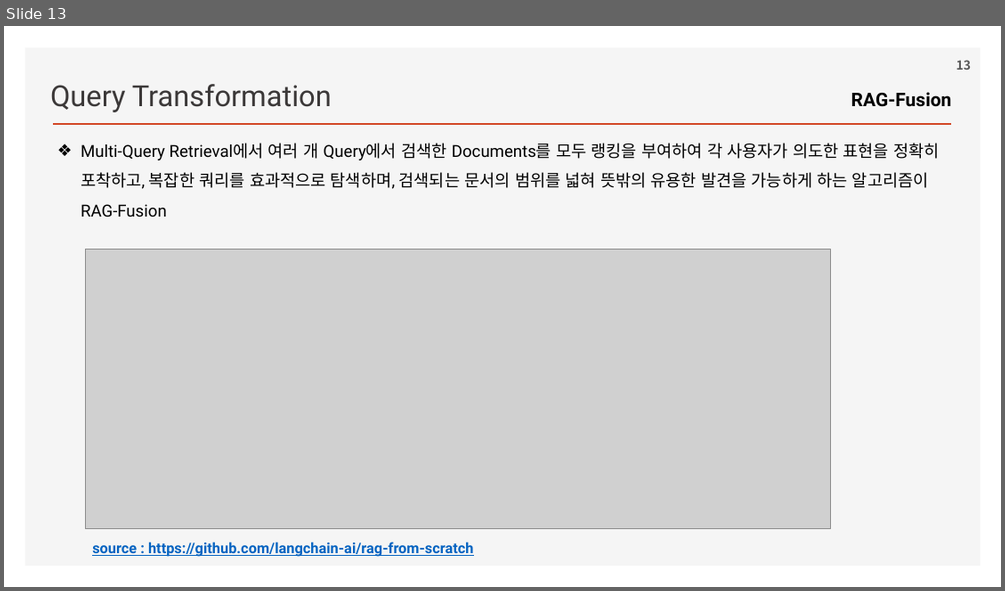
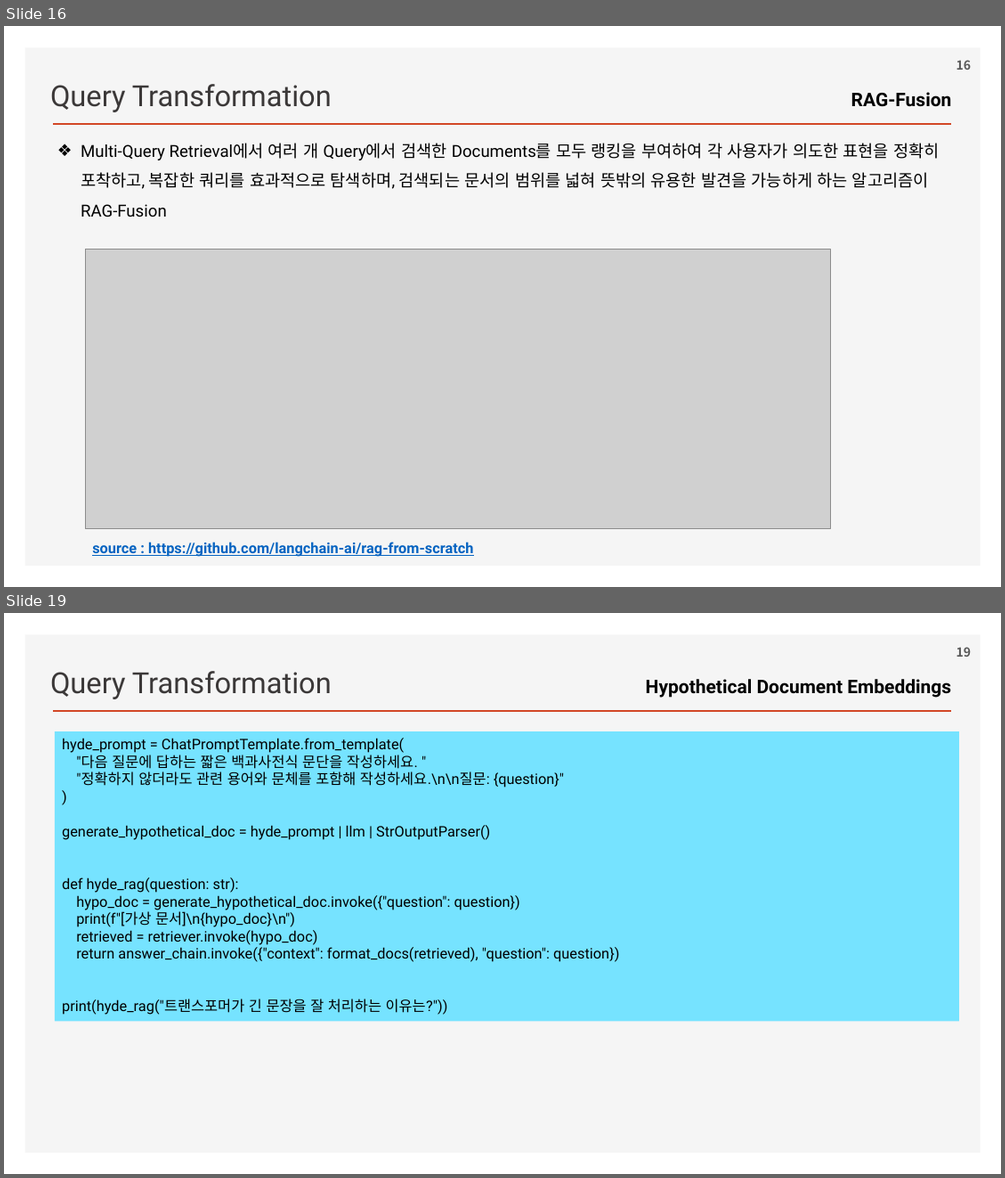
Before and after one commit to ancestor9/2026_Fall_Learning-Langchain-AI-Agent, a slide deck: ppts/CHAPTER 3 RAG Part II_Chatting with Your Data.pptx. Shown one above the other, each under a label of ours: slide 13 before the commit, slides 16 and 19 after it; the slides between them are not shown. The pictures are 1005x591 and 1005x1178 pixels, drawn with LibreOffice and Linux fonts; fonts in the diff are those of the drawing; grey boxes stand for pictures; background and template pictures are left out. Boxes give left, top, right and bottom in pixels: in the first picture for what was removed or moved away, otherwise in the second. Text is boxed around its words. In the diff, an @@ line names an element or a change of style, - is before the commit and + after.

```diff
--- a/ppts/CHAPTER 3 RAG Part II_Chatting with Your Data.pptx
+++ b/ppts/CHAPTER 3 RAG Part II_Chatting with Your Data.pptx
@@ slide 19 added at box(4, 613, 1001, 1174), background #FFFFFF; not listed: 2 template elements that a slide beside it also shows @@
@@ page number added at box(956, 647, 971, 657), 12 pt, text #595959, bold @@
+19
@@ text added at box(50, 671, 332, 699), 28 pt, text #3B3838 @@
+Query Transformation
@@ text added at box(646, 679, 951, 698), 18 pt, text #000000, bold @@
+Hypothetical Document Embeddings
@@ rectangle added at box(55, 732, 959, 1022), fill #76E3FF, 14 pt, text #000000 @@
+hyde_prompt = ChatPromptTemplate.from_template(
+"다음 질문에 답하는 짧은 백과사전식 문단을 작성하세요. "
+"정확하지 않더라도 관련 용어와 문체를 포함해 작성하세요.\n\n질문: {question}"
+)
+generate_hypothetical_doc = hyde_prompt | llm | StrOutputParser()
+def hyde_rag(question: str):
+hypo_doc = generate_hypothetical_doc.invoke({"question": question})
+print(f"[가상 문서]\n{hypo_doc}\n")
+retrieved = retriever.invoke(hypo_doc)
+return answer_chain.invoke({"context": format_docs(retrieved), "question": question})
+print(hyde_rag("트랜스포머가 긴 문장을 잘 처리하는 이유는?"))
@@ what was slide 13 is now slide 16 @@
@@ page number at box(956, 60, 971, 70): text changed @@
-13
+16
```
Also in this commit, not shown: 1 slide changed, 5 other slides added, 1 slide removed.
